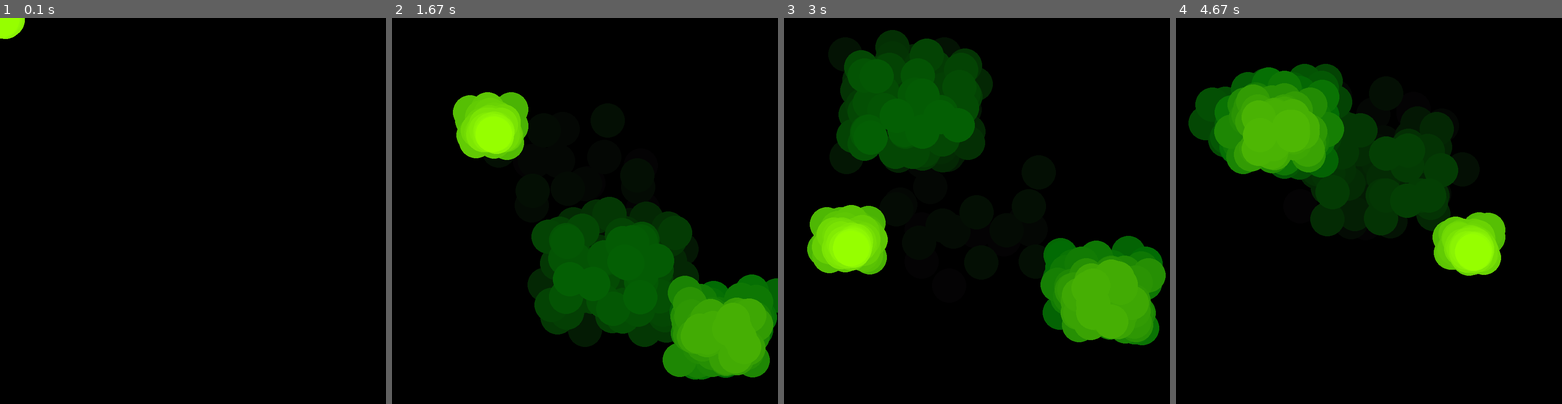
Above: before the commit, frames 1-4 (left to right).
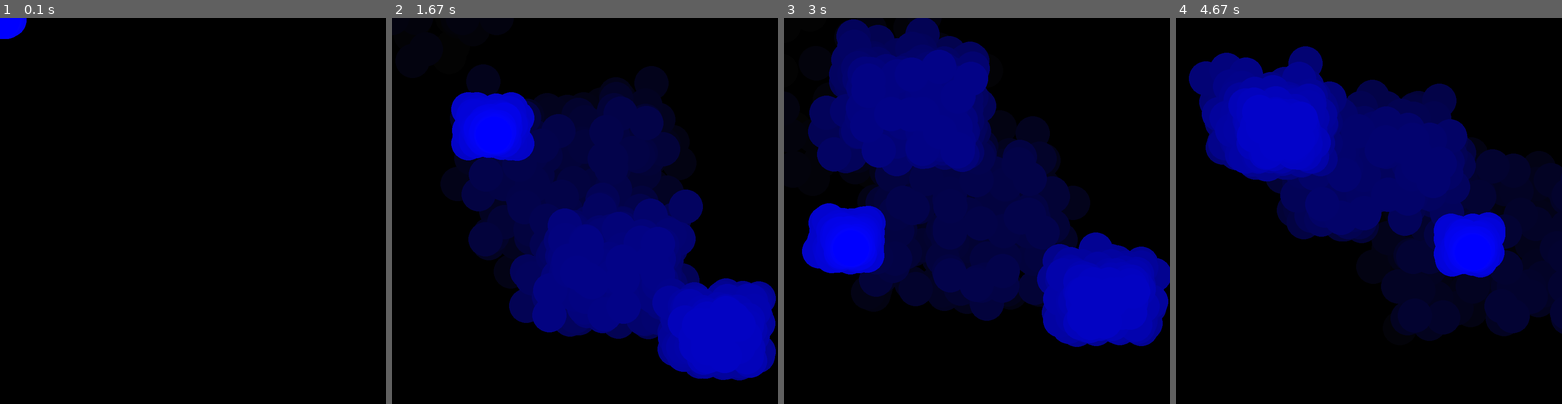
Above: after the commit, the same moments.

Repository: myhotchoc/Space-Simulator
Game: pygame game, started from My Weird Physics Toys/Particle System Things/Smoke Effect.py
Two runs of this game, one before a commit and one after it. Both use one fixed random seed, a clock stepped at 60 frames per second and the inputs below.
Inputs (mouse positions are in pixels of both pictures, inside the frame that each line leads up to):
- Up to frame 1 (0.1 s): no input
- Up to frame 2 (1.67 s): click (585, 211) at 0.38 s; click (623, 295) at 0.72 s; click (727, 346) at 1.05 s; click (492, 133) at 1.38 s
- Up to frame 3 (3 s): click (977, 257) at 1.72 s; click (922, 129) at 2.05 s; click (1112, 311) at 2.38 s; click (849, 249) at 2.72 s
- Up to frame 4 (4.67 s): click (1504, 288) at 3.08 s; click (1384, 195) at 3.58 s; click (1284, 141) at 3.92 s; click (1473, 253) at 4.42 s

The runs differ from the first frame. In frame 1, 0.3% of the frame differs, in the area x 0-7%, y 0-6%; in frame 2, 41%; in frame 3, 46%, in the area x 4-100%, y 0-86%; in frame 4, 42%.

Commit message:
Update Smoke Effect.py

Diff:
--- a/My Weird Physics Toys/Particle System Things/Smoke Effect.py
+++ b/My Weird Physics Toys/Particle System Things/Smoke Effect.py
@@ -28,11 +28,11 @@
 framerate = 60 ## frames per second
 
 v_lim = 3 ## max velocity of particles
-particle_num = 5 ## Particles created per system
+particle_num = 10 ## Particles created per system
 offset = 20 ## Maximum offset particle is moved by
 particle_size = 180 ## size of particles
-decay_speed = 4 ## speed of decay
-smoke_colour = LIME ## Colour of smoke
+decay_speed = 3 ## speed of decay
+smoke_colour = BLUE ## Colour of smoke
 
 ## Setting window size, defining screen
 win_size = (900, 900)
